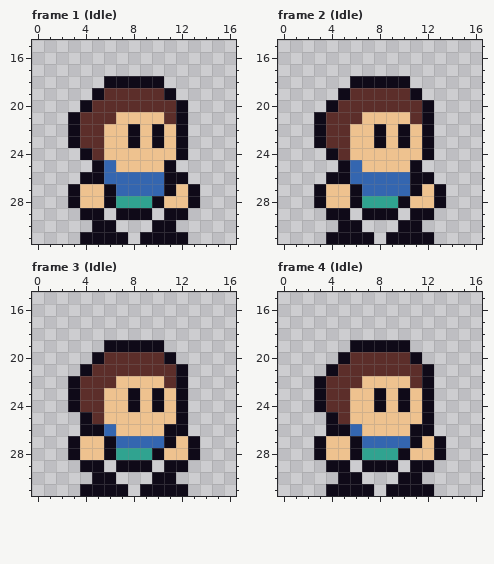
Two states of a pixel-art file, Sprites/Player/chibi_player_source.ase. This is how it looked before the edit.
32x32 pixels, 24 frames. Shown: frame 1 (Idle): x 0..16, y 15..31; frame 2 (Idle): x 0..16, y 15..31; frame 3 (Idle): x 0..16, y 15..31; frame 4 (Idle): x 0..16, y 15..31. The commit also changed other frames, which this record leaves out.
After:
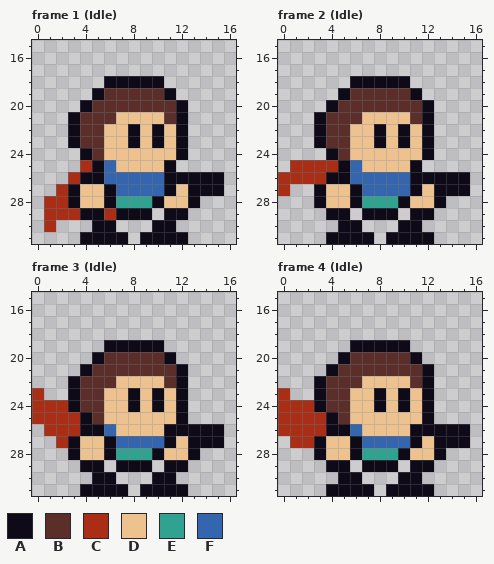
Palette (. is transparent): A #0f0a18  B #5c2e2a  C #aa2e16  D #eec28f  E #30a390  F #3466b0
Commit message: Added new ability icons + player bullets
What changed:
layer "Cape" now shown
layer "Gun" now shown
Frame 1 (Idle), layers "Gun", "Cape":
y 25: x 4 . -> C
y 26: x 3 . -> C; x 13..15 ... -> AAA
y 27: x 2 . -> C; x 14..15 .. -> AA
y 28: x 1..2 .. -> CC
y 29: x 1..3 ... -> CCC; x 6 . -> C
y 30: x 1 . -> C
Frame 2 (Idle), layers "Gun", "Cape":
y 25: x 1..4 .... -> CCCC
y 26: x 0..3 .... -> CCCC; x 13..15 ... -> AAA
y 27: x 0 . -> C; x 14..15 .. -> AA
Frame 3 (Idle), layers "Gun", "Cape":
y 23: x 0 . -> C
y 24: x 0..2 ... -> CCC
y 25: x 0..3 .... -> CCCC
y 26: x 1..3 ... -> CCC; x 13..15 ... -> AAA
y 27: x 2 . -> C; x 14..15 .. -> AA
Frame 4 (Idle), layers "Gun", "Cape":
y 23: x 0 . -> C
y 24: x 0..2 ... -> CCC
y 25: x 0..3 .... -> CCCC
y 26: x 0..3 .... -> CCCC; x 13..15 ... -> AAA
y 27: x 1..2 .. -> CC; x 14..15 .. -> AA
Changed places in both pictures, as pixel boxes (x1, y1, x2, y2):
added: (44, 160, 116, 232)
added: (188, 172, 224, 196)
added: (278, 160, 338, 196)
added: (434, 172, 470, 196)
added: (32, 388, 80, 448)
added: (188, 424, 224, 448)
added: (278, 388, 326, 448)
added: (434, 424, 470, 448)
